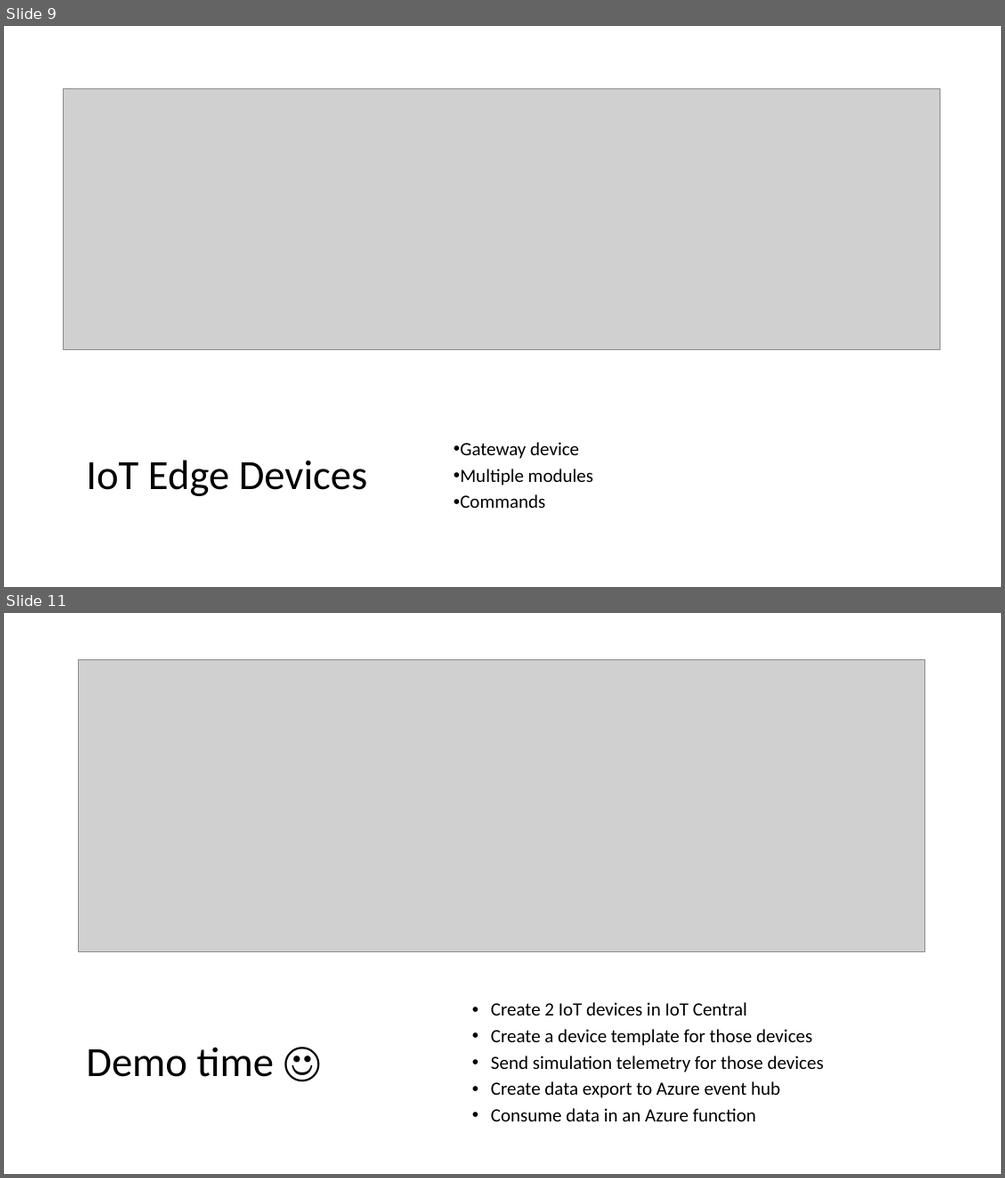
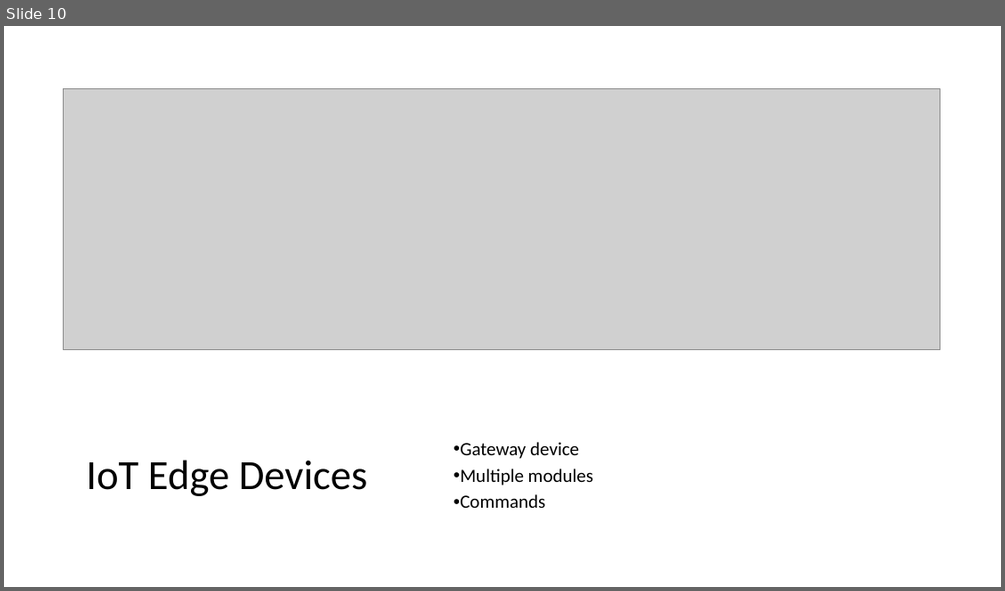
Before and after one commit to thomasgodon/DevCruiseTalk2023, a slide deck: .ppt/Azure Iot Central.pptx. Shown one above the other, each under a label of ours: slides 9 and 11 before the commit, slide 10 after it; the slides between them are not shown. The pictures are 1005x1178 and 1005x591 pixels, drawn with LibreOffice and Linux fonts; fonts in the diff are those of the drawing; grey boxes stand for pictures. Boxes give left, top, right and bottom in pixels: in the first picture for what was removed or moved away, otherwise in the second. Text is boxed around its words. In the diff, an @@ line names an element or a change of style, - is before the commit and + after.

```diff
--- a/.ppt/Azure Iot Central.pptx
+++ b/.ppt/Azure Iot Central.pptx
@@ slide 11 removed at box(4, 613, 1001, 1174), background #FFFFFF @@
@@ picture removed at box(78, 660, 925, 952) @@
@@ text removed at box(491, 1002, 824, 1121) @@
-• Create 2 IoT devices in IoT Central
-• Create a device template for those devices
-• Send simulation telemetry for those devices
-• Create data export to Azure event hub
-• Consume data in an Azure function
@@ title removed at box(86, 1046, 274, 1077) @@
-Demo time ☺
@@ what was slide 9 is now slide 10 @@
```
Also in this commit, not shown: 6 slides changed, 2 slides added, 1 other file.
